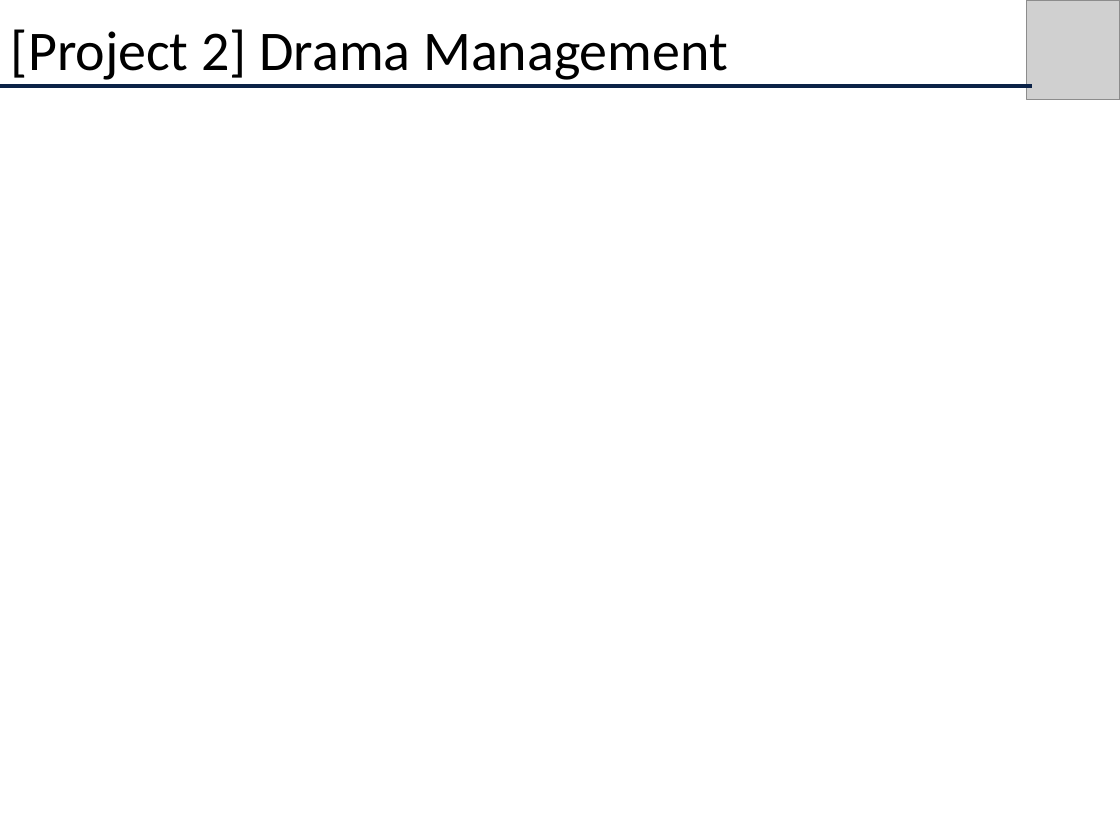
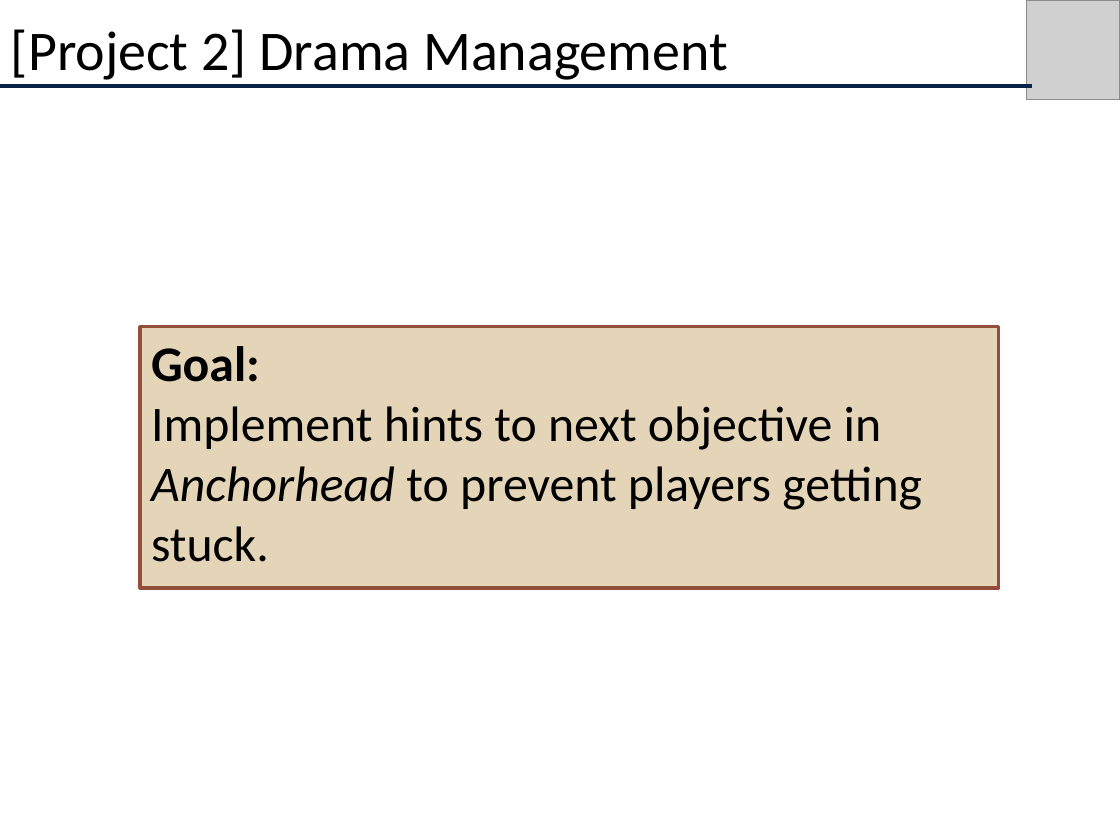
Before and after one commit to albertouri/psmage, a slide deck: slide 25 of docs/CS680Presentation.pptx. Drawn at 1120x840 pixels with LibreOffice and Linux fonts; fonts in the diff are those of the drawing; grey boxes stand for pictures. Boxes give left, top, right and bottom in pixels: in the first picture for what was removed or moved away, otherwise in the second. Text is boxed around its words. In the diff, an @@ line names an element or a change of style, - is before the commit and + after.

Commit message:
Add Anchorhead info to slideshow

```diff
--- a/docs/CS680Presentation.pptx
+++ b/docs/CS680Presentation.pptx
@@ rectangle added at <box>140,327,999,588</box>, fill #E5D5B8, outline #924E3C 2 pt, 32 pt, text #000000 @@
+Goal:
+Implement hints to next objective in Anchorhead to prevent players getting stuck.
```
